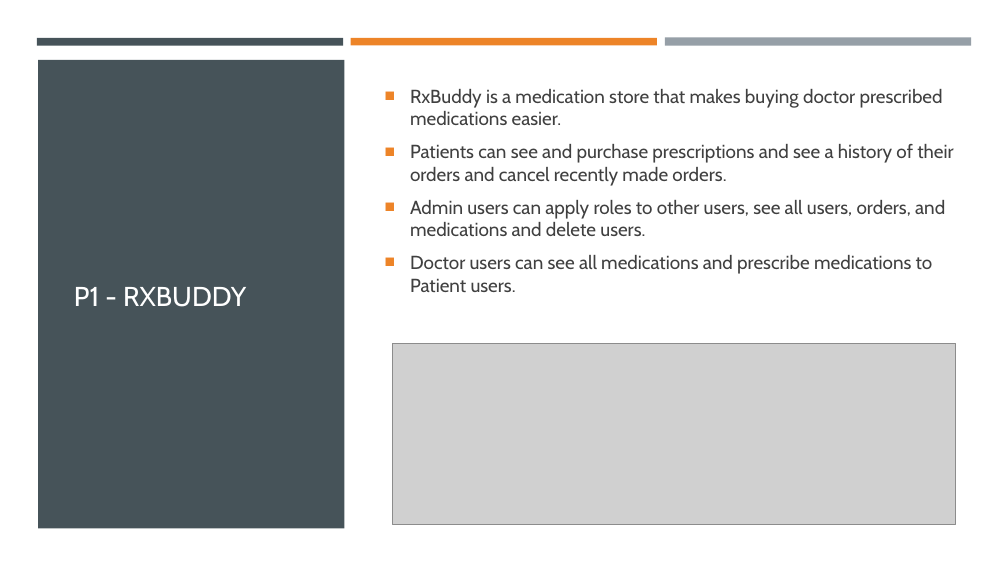
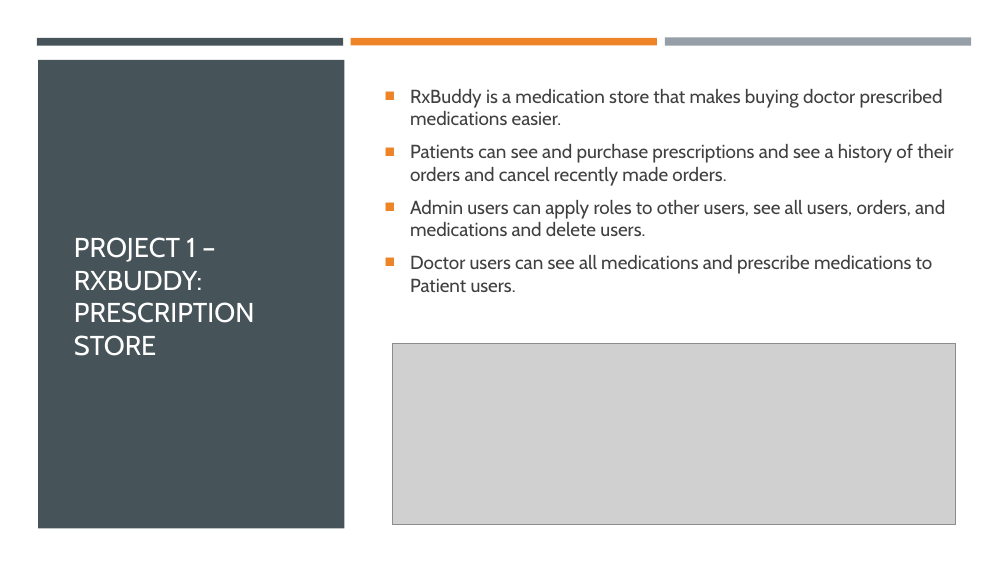
Before and after one commit to PenaSMiguel92/revature-project-one, a slide deck: slide 3 of P1Presentation_MiguelPena.pptx. Drawn at 1008x567 pixels with LibreOffice and Linux fonts; fonts in the diff are those of the drawing; grey boxes stand for pictures. Boxes give left, top, right and bottom in pixels: in the first picture for what was removed or moved away, otherwise in the second. Text is boxed around its words. In the diff, an @@ line names an element or a change of style, - is before the commit and + after.

```diff
--- a/P1Presentation_MiguelPena.pptx
+++ b/P1Presentation_MiguelPena.pptx
@@ title at [74,237,255,356]: text changed @@
-P1 - RXBUDDY
+PROJECT 1 – RXBUDDY: PRESCRIPTION STORE
```
Also in this commit, not shown: 2 other slides changed, 1 other file.
